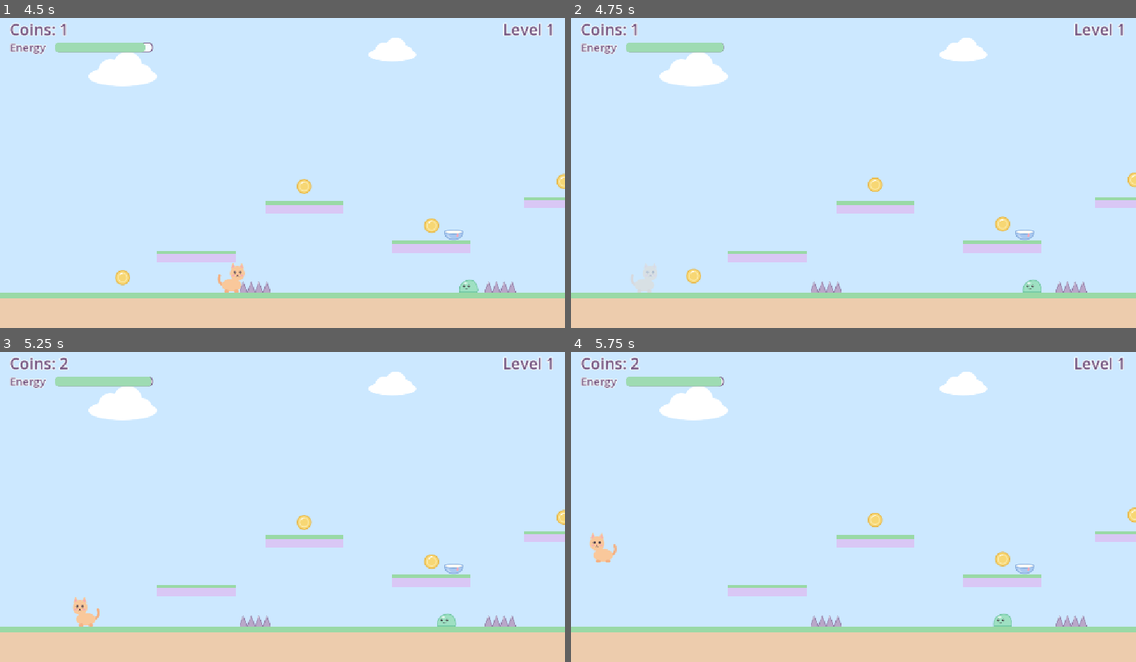
Above: before the commit, frames 1-4 (two rows, left to right).
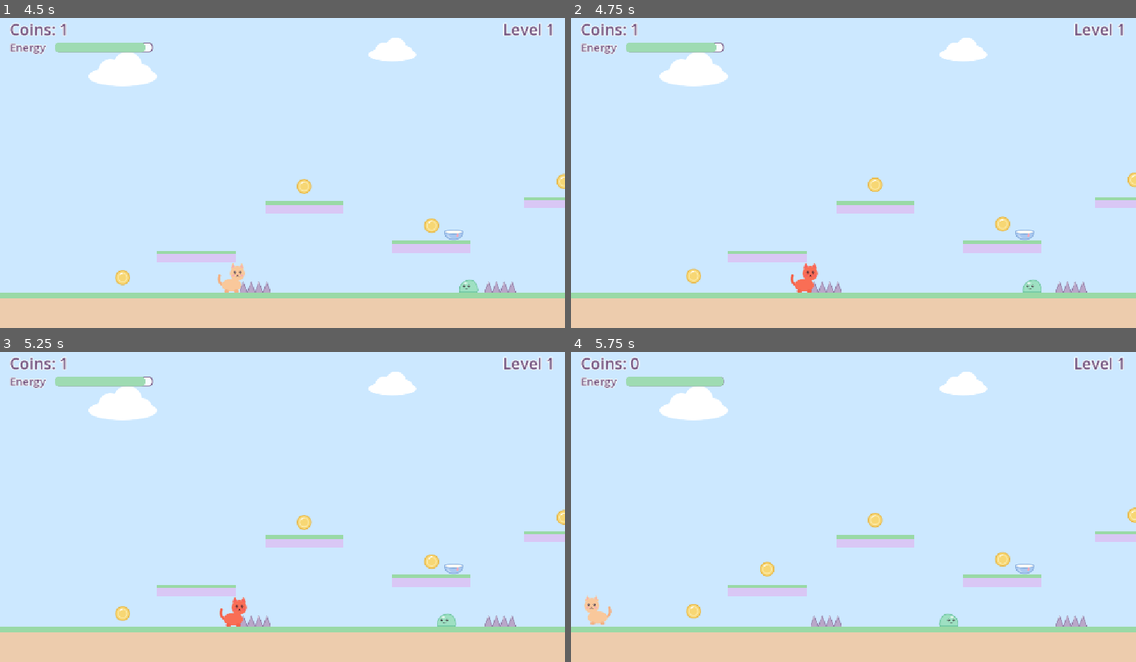
Above: after the commit, the same moments.

Repository: roshnikumari-21/wiwiwi
Game: Godot game, scene res://title/title_screen.tscn
Two runs of this game, one before a commit and one after it. Both use one fixed random seed, a clock stepped at 60 frames per second and the inputs below. Sound files missing from this copy of the repository are replaced by a short silence.
Inputs:
- Up to frame 1 (4.5 s): click "Start" at 0.5 s; hold Right (move_right) 1.28-2.78 s; tap Space (jump) at 1.52, 2.27, 3.77 s; hold Left (move_left) 2.78-3.53 s; hold Right (move_right) from 3.53 s (still down)
- Up to frame 2 (4.75 s): keep holding Right (move_right); tap Space (jump) at 4.52 s
- Up to frame 3 (5.25 s): release Right (move_right) at 5.03 s; hold Left (move_left) from 5.03 s (still down)
- Up to frame 4 (5.75 s): keep holding Left (move_left); tap Space (jump) at 5.27 s

Frame 1 is identical in both runs. In frame 2, 0.5% of the frame differs, in the area x 10-44%, y 7-89%; in frame 3, 0.7%; in frame 4, 1.0%, in the area x 2-100%, y 2-89%.

Commit message:
Add happy and sad cat meows; spikes now restart the level fresh
Co-Authored-By: Claude Opus 5.5 <noreply@anthropic.com>

Diff:
--- a/hazard/spikes.gd
+++ b/hazard/spikes.gd
@@ -4,4 +4,5 @@
 func _on_body_entered(body: Node2D) -> void:
 	if body.is_in_group("player"):
 		# We know exactly who to talk to, so we call the cat's function directly.
-		body.die()
+		# Spikes are serious: sad meow, then the whole level starts over.
+		body.hit_spikes()
--- a/player/player.gd
+++ b/player/player.gd
@@ -10,10 +10,14 @@
 # Energy: full is max_energy; it drains by energy_drain every second.
 @export var max_energy: float = 100.0
 @export var energy_drain: float = 2.0
+# How long the sad meow plays before the level restarts (it fades out at the end).
+@export var sad_meow_length: float = 1.0
 
 var energy: float
 # True once the cat reaches her owner: no more moving or getting tired.
 var is_hugging: bool = false
+# True while the "ouch" meow plays before the level restarts.
+var is_restarting: bool = false
 
 # Remembers if we were on the floor last frame, so we can detect landing.
 var was_on_floor: bool = true
@@ -25,11 +29,12 @@
 	# Remember wherever the cat was placed in the level as its starting point.
 	spawn_position = global_position
 	energy = max_energy
+	$HappyMeow.play()  # "Hello!" at the start of every level (and after a restart)
 
 # Runs every physics frame (60 times per second).
 func _physics_process(delta: float) -> void:
-	if is_hugging:
-		return  # skip all controls, gravity and energy while being hugged
+	if is_hugging or is_restarting:
+		return  # frozen: no controls, gravity or energy drain
 
 	# Energy slowly runs out. At zero, the cat is too sleepy and naps (respawns).
 	energy -= energy_drain * delta
@@ -87,6 +92,7 @@
 	velocity = Vector2.ZERO
 	$Sprite2D.flip_h = hug_spot.x < global_position.x  # face the owner
 	squash(Vector2(0.8, 1.2))
+	$HappyMeow.play()
 	var tween := create_tween().set_trans(Tween.TRANS_BACK).set_ease(Tween.EASE_OUT)
 	tween.tween_property(self, "global_position", hug_spot, 0.35)
 
@@ -96,7 +102,23 @@
 	energy_changed.emit(energy, max_energy)
 	squash(Vector2(1.15, 0.85))  # a happy little wiggle
 
-# Called by hazards, enemies, or running out of energy. Sends the cat back to the start, rested.
+# Called by spikes: "meow!", then the whole level starts fresh (coins, energy, everything).
+func hit_spikes() -> void:
+	if is_restarting or is_hugging:
+		return  # already restarting; ignore extra spike touches
+	is_restarting = true
+	velocity = Vector2.ZERO
+	squash(Vector2(1.3, 0.7))
+	$Sprite2D.modulate = Color(1, 0.55, 0.55)  # flash red: ouch!
+	$SadMeow.play()
+	# Fade the meow out during its last 0.25 s, so cutting it short sounds smooth.
+	var fade := create_tween()
+	fade.tween_interval(max(sad_meow_length - 0.25, 0.0))
+	fade.tween_property($SadMeow, "volume_db", -40.0, 0.25)
+	await fade.finished
+	get_tree().reload_current_scene()
+
+# Called by enemies, pits, or running out of energy. Sends the cat back to the start, rested.
 func die() -> void:
 	global_position = spawn_position
 	velocity = Vector2.ZERO
--- a/player/player.tscn
+++ b/player/player.tscn
@@ -2,6 +2,8 @@
 
 [ext_resource type="Script" path="res://player/player.gd" id="1_script"]
 [ext_resource type="Texture2D" path="res://player/cat.svg" id="2_cat"]
+[ext_resource type="AudioStream" path="res://player/meow_happy.wav" id="3_happy"]
+[ext_resource type="AudioStream" path="res://player/meow_sad.wav" id="4_sad"]
 
 [sub_resource type="RectangleShape2D" id="RectangleShape2D_body"]
 size = Vector2(36, 50)
@@ -27,3 +29,11 @@
 limit_bottom = 648
 position_smoothing_enabled = true
 position_smoothing_speed = 6.0
+
+[node name="HappyMeow" type="AudioStreamPlayer" parent="."]
+stream = ExtResource("3_happy")
+volume_db = -3.0
+
+[node name="SadMeow" type="AudioStreamPlayer" parent="."]
+stream = ExtResource("4_sad")
+volume_db = -3.0
Not shown, added: player/meow_happy.wav.import
Not shown, added: player/meow_sad.wav.import
Not shown, added: player/meow_happy.wav
Not shown, added: player/meow_sad.wav
